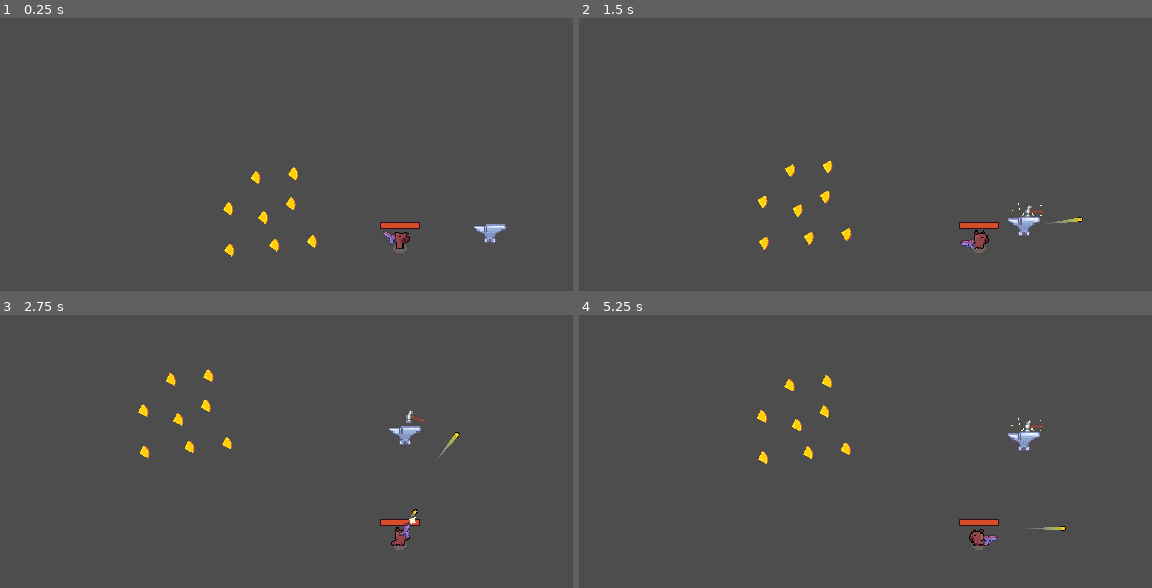
Above: before the commit, frames 1-4 (two rows, left to right).
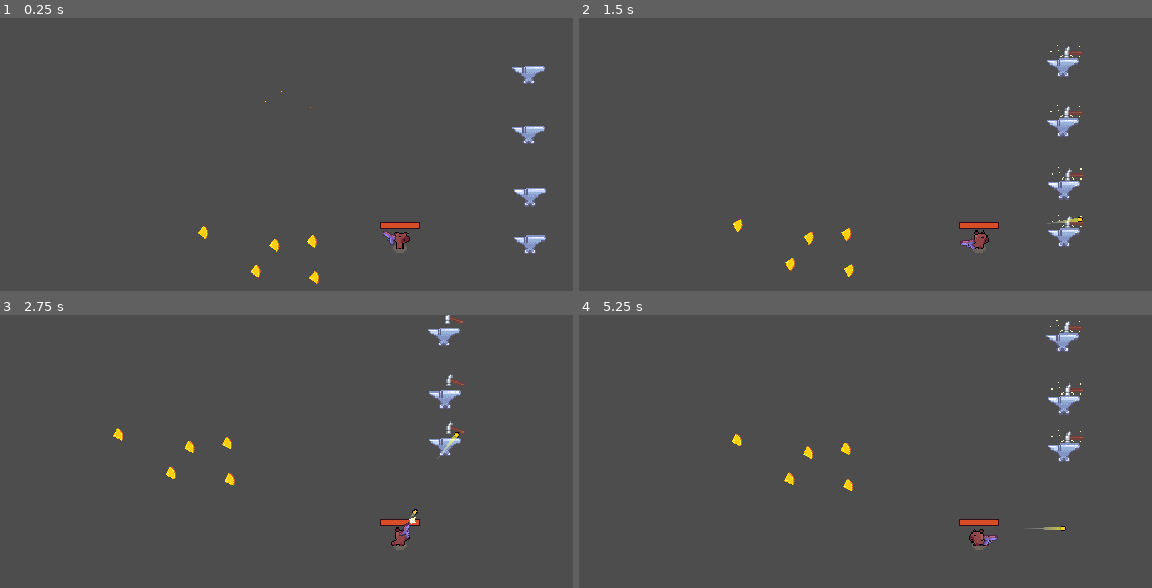
Above: after the commit, the same moments.

Repository: Sundwell/ritka-rampage
Game: Godot game, scene res://scenes/debug/game_debug.tscn
Same seed, same stepped clock (60 frames per second), same inputs: the game is played once before the commit and once after it. This scene is started directly instead of the project's main scene.
Inputs (mouse positions are in pixels of both pictures, inside the frame that each line leads up to):
- Up to frame 1 (0.25 s): no input
- Up to frame 2 (1.5 s): move the mouse to (outside the picture) at 0.52 s; press the mouse at (outside the picture) at 0.53 s; hold D (move_right) 0.53-1.28 s; move the mouse to (819, 266) at 1.27 s; release the mouse at (819, 266) at 1.28 s; hold S (move_down) from 1.28 s (still down); tap W (move_top) at 1.35 s; click (819, 266) at 1.42 s
- Up to frame 3 (2.75 s): move the mouse to (481, 440) at 2.02 s; release S (move_down) at 2.03 s; press the mouse at (481, 440) at 2.03 s; hold D (move_right) from 2.03 s (still down)
- Up to frame 4 (5.25 s): move the mouse to (outside the picture) at 2.77 s; release the mouse at (outside the picture) at 2.78 s; tap W (move_top) at 2.85, 4.35 s; click (outside the picture) at 2.92 s; move the mouse to (outside the picture) at 3.52 s; release D (move_right) at 3.53 s; press the mouse at (outside the picture) at 3.53 s; hold A (move_left) 3.53-5.03 s; move the mouse to (739, 473) at 4.27 s; release the mouse at (739, 473) at 4.28 s; click (739, 473) at 4.42 s; move the mouse to (1020, 538) at 5.02 s; press the mouse at (1020, 538) at 5.03 s; hold S (move_down) from 5.03 s (still down)

The runs differ from the first frame. In frame 1, 1.6% of the frame differs, in the area x 34-96%, y 17-98%; in frame 2, 1.9%, in the area x 26-89%, y 9-95%; in frame 3, 1.6%; in frame 4, 1.7%.

Commit message:
Updated UI for weapon upgrades. Added UI to mutation cards

Diff:
--- a/resources/theme/theme.tres
+++ b/resources/theme/theme.tres
@@ -53,11 +53,16 @@
 
 [resource]
 default_font = ExtResource("2_w28pi")
-default_font_size = 16
-Label/font_sizes/font_size = 10
+default_font_size = 15
+Label/font_sizes/font_size = 5
+OrangeHintLabel/base_type = &"Label"
+OrangeHintLabel/colors/font_color = Color(0.894118, 0.360784, 0.372549, 1)
+OrangeHintLabel/constants/outline_size = 5
+OrangeHintLabel/font_sizes/font_size = 5
 OutlinedLabel/base_type = &"Label"
 OutlinedLabel/colors/font_outline_color = Color(0.133333, 0.137255, 0.137255, 1)
 OutlinedLabel/constants/outline_size = 5
+OutlinedLabel/font_sizes/font_size = 5
 PanelContainer/styles/panel = SubResource("StyleBoxTexture_aqwd6")
 WUMechanicPanelContainer/base_type = &"PanelContainer"
 WUMechanicPanelContainer/styles/panel = SubResource("StyleBoxTexture_p5m4h")
--- a/resources/upgrades/weapon_upgrades/pistol/mechanic/more_bullets.tres
+++ b/resources/upgrades/weapon_upgrades/pistol/mechanic/more_bullets.tres
@@ -9,4 +9,5 @@
 weapon = 0
 max_quantity = 2
 type = 1
-description = "More bullets! (not accurate)"
+hint = "Say \"NO\" to accuracy"
+description = "More bullets!"
--- a/resources/upgrades/weapon_upgrades/weapon_upgrade.gd
+++ b/resources/upgrades/weapon_upgrades/weapon_upgrade.gd
@@ -17,7 +17,9 @@
 @export var weapon: Constants.Weapon
 @export var max_quantity: int
 @export var type: Type
+@export var hint: String
 @export_multiline var description: String
+
 
 var weight:
 	get():
--- a/scenes/debug/game_debug.tscn
+++ b/scenes/debug/game_debug.tscn
@@ -1,20 +1,30 @@
-[gd_scene load_steps=5 format=3 uid="uid://dte4tqajd1cdo"]
+[gd_scene load_steps=8 format=3 uid="uid://dte4tqajd1cdo"]
 
+[ext_resource type="PackedScene" uid="uid://ddkuoft8656d3" path="res://scenes/cache/particles_cache.tscn" id="1_8j0tc"]
 [ext_resource type="PackedScene" uid="uid://opwxpmnb8voa" path="res://scenes/game_object/player/player.tscn" id="1_13yh6"]
+[ext_resource type="PackedScene" uid="uid://cobi6d0h2keep" path="res://scenes/manager/experience_manager.tscn" id="2_2l5ln"]
 [ext_resource type="PackedScene" uid="uid://d2a52b2apau0v" path="res://scenes/manager/upgrades/weapon_upgrade_manager.tscn" id="2_hvkir"]
-[ext_resource type="PackedScene" uid="uid://biyftkstxyn66" path="res://scenes/game_object/anvil/anvil.tscn" id="3_pdp2m"]
+[ext_resource type="PackedScene" uid="uid://bmkeplc4w76hm" path="res://scenes/manager/upgrades/mutation_upgrade_manager.tscn" id="3_glcit"]
 [ext_resource type="PackedScene" uid="uid://0fecexi8j7gb" path="res://scenes/game_object/orange/orange.tscn" id="4_5vy8c"]
+[ext_resource type="PackedScene" uid="uid://biyftkstxyn66" path="res://scenes/game_object/anvil/anvil.tscn" id="7_krlfi"]
 
 [node name="GameDebug" type="Node"]
 
-[node name="WeaponUpgradeManager" parent="." instance=ExtResource("2_hvkir")]
+[node name="Managers" type="Node" parent="."]
+
+[node name="WeaponUpgradeManager" parent="Managers" instance=ExtResource("2_hvkir")]
+
+[node name="ExperienceManager" parent="Managers" instance=ExtResource("2_2l5ln")]
+
+[node name="MutationUpgradeManager" parent="Managers" node_paths=PackedStringArray("experience_manager") instance=ExtResource("3_glcit")]
+experience_manager = NodePath("../ExperienceManager")
+
+[node name="ParticlesCache" parent="." instance=ExtResource("1_8j0tc")]
+position = Vector2(-90, -108)
 
 [node name="Entities" type="Node2D" parent="." groups=["entities_layer"]]
 
 [node name="Player" parent="Entities" instance=ExtResource("1_13yh6")]
-
-[node name="Anvil" parent="Entities" instance=ExtResource("3_pdp2m")]
-position = Vector2(72, -4)
 
 [node name="OrangeEnergy" parent="Entities" instance=ExtResource("4_5vy8c")]
 position = Vector2(-70, -6)
@@ -23,22 +33,25 @@
 position = Vector2(-100, -3)
 
 [node name="OrangeEnergy3" parent="Entities" instance=ExtResource("4_5vy8c")]
-position = Vector2(-136, 1)
+position = Vector2(-68, 23)
 
 [node name="OrangeEnergy4" parent="Entities" instance=ExtResource("4_5vy8c")]
-position = Vector2(-137, -32)
+position = Vector2(-115, 18)
 
 [node name="OrangeEnergy5" parent="Entities" instance=ExtResource("4_5vy8c")]
-position = Vector2(-87, -36)
+position = Vector2(-157, -13)
 
-[node name="OrangeEnergy6" parent="Entities" instance=ExtResource("4_5vy8c")]
-position = Vector2(-115, -57)
+[node name="Anvil" parent="Entities" instance=ExtResource("7_krlfi")]
+position = Vector2(104, 5)
 
-[node name="OrangeEnergy7" parent="Entities" instance=ExtResource("4_5vy8c")]
-position = Vector2(-109, -25)
+[node name="Anvil2" parent="Entities" instance=ExtResource("7_krlfi")]
+position = Vector2(104, -33)
 
-[node name="OrangeEnergy8" parent="Entities" instance=ExtResource("4_5vy8c")]
-position = Vector2(-85, -60)
+[node name="Anvil3" parent="Entities" instance=ExtResource("7_krlfi")]
+position = Vector2(103, -83)
+
+[node name="Anvil4" parent="Entities" instance=ExtResource("7_krlfi")]
+position = Vector2(103, -131)
 
 [node name="Foreground" type="Node2D" parent="." groups=["foreground_layer"]]
 
--- a/scenes/game_object/anvil/anvil.tscn
+++ b/scenes/game_object/anvil/anvil.tscn
@@ -100,6 +100,7 @@
 
 [node name="SpawnSound" type="AudioStreamPlayer2D" parent="SFX"]
 stream = ExtResource("3_gptgy")
+volume_db = -10.0
 
 [node name="Sprite2D" type="Sprite2D" parent="."]
 texture = ExtResource("2_8atnx")
@@ -114,5 +115,3 @@
 [node name="CollisionShape2D" type="CollisionShape2D" parent="Area2D"]
 position = Vector2(0, -12)
 shape = SubResource("CircleShape2D_pv2e1")
-
-[node name="Camera2D" type="Camera2D" parent="."]
--- a/scenes/main/main.tscn
+++ b/scenes/main/main.tscn
@@ -18,10 +18,7 @@
 [ext_resource type="Script" path="res://resources/difficulty/enemy_spawn_config.gd" id="8_rp34t"]
 [ext_resource type="PackedScene" uid="uid://bmkeplc4w76hm" path="res://scenes/manager/upgrades/mutation_upgrade_manager.tscn" id="9_0v1sx"]
 [ext_resource type="PackedScene" uid="uid://p4ofdanvpv5m" path="res://scenes/game_object/enemy/porcupine/porcupine.tscn" id="10_gmbgn"]
-[ext_resource type="PackedScene" uid="uid://b4tmea22onhpt" path="res://scenes/ui/mutations/mutation_upgrade_screen.tscn" id="10_o8f1v"]
-[ext_resource type="Script" path="res://resources/upgrades/mutation_upgrades/mutation_upgrade.gd" id="11_21hr5"]
 [ext_resource type="PackedScene" uid="uid://dwmlg050i08ac" path="res://scenes/game_object/enemy/stubborn_cow/stubborn_cow.tscn" id="11_kh17f"]
-[ext_resource type="Resource" uid="uid://caj3bfqyoyy37" path="res://resources/upgrades/mutation_upgrades/speed_up.tres" id="16_5lpgv"]
 [ext_resource type="PackedScene" uid="uid://wxjex0i2dwww" path="res://scenes/manager/anvil_manager.tscn" id="20_f3wcp"]
 [ext_resource type="PackedScene" uid="uid://d2a52b2apau0v" path="res://scenes/manager/upgrades/weapon_upgrade_manager.tscn" id="20_n7c20"]
 
@@ -107,15 +104,12 @@
 [node name="ExperienceManager" parent="Managers" instance=ExtResource("6_8mjvm")]
 
 [node name="MutationUpgradeManager" parent="Managers" node_paths=PackedStringArray("experience_manager") instance=ExtResource("9_0v1sx")]
-upgrade_pool = Array[ExtResource("11_21hr5")]([ExtResource("16_5lpgv")])
 experience_manager = NodePath("../ExperienceManager")
-upgrade_screen_scene = ExtResource("10_o8f1v")
 
 [node name="WeaponUpgradeManager" parent="Managers" instance=ExtResource("20_n7c20")]
 
 [node name="AnvilManager" parent="Managers" instance=ExtResource("20_f3wcp")]
 first_spawn_time = 5.0
-spawn_time = 5.0
 
 [node name="GameCamera" parent="." instance=ExtResource("2_ipo2b")]
 
--- a/scenes/manager/upgrades/mutation_upgrade_manager.tscn
+++ b/scenes/manager/upgrades/mutation_upgrade_manager.tscn
@@ -1,6 +1,11 @@
-[gd_scene load_steps=2 format=3 uid="uid://bmkeplc4w76hm"]
+[gd_scene load_steps=5 format=3 uid="uid://bmkeplc4w76hm"]
 
 [ext_resource type="Script" path="res://scenes/manager/upgrades/mutation_upgrade_manager.gd" id="1_115ja"]
+[ext_resource type="PackedScene" uid="uid://b4tmea22onhpt" path="res://scenes/ui/mutations/mutation_upgrade_screen.tscn" id="2_cc0fm"]
+[ext_resource type="Script" path="res://resources/upgrades/mutation_upgrades/mutation_upgrade.gd" id="2_w6efl"]
+[ext_resource type="Resource" uid="uid://caj3bfqyoyy37" path="res://resources/upgrades/mutation_upgrades/speed_up.tres" id="3_jne4x"]
 
 [node name="MutationUpgradeManager" type="Node"]
 script = ExtResource("1_115ja")
+upgrade_pool = Array[ExtResource("2_w6efl")]([ExtResource("3_jne4x")])
+upgrade_screen_scene = ExtResource("2_cc0fm")
--- a/scenes/manager/upgrades/weapon_upgrade_manager.gd
+++ b/scenes/manager/upgrades/weapon_upgrade_manager.gd
@@ -63,7 +63,7 @@
 	var upgrade_screen = upgrade_screen_scene.instantiate() as WeaponUpgradeScreen
 	add_child(upgrade_screen)
 
-	upgrade_screen.set_weapon_upgrades(upgrades_to_show)
+	upgrade_screen.set_weapon_upgrades(upgrades_to_show, current_upgrades)
 	upgrade_screen.upgrade_selected.connect(on_upgrade_selected)
 
 
--- a/scenes/ui/floating_text.tscn
+++ b/scenes/ui/floating_text.tscn
@@ -19,9 +19,11 @@
 grow_horizontal = 2
 grow_vertical = 2
 size_flags_horizontal = 4
+theme_type_variation = &"OutlinedLabel"
 theme_override_colors/font_color = Color(0.513275, 1, 0.240234, 1)
 theme_override_colors/font_outline_color = Color(0, 0, 0, 1)
-theme_override_constants/outline_size = 8
+theme_override_constants/outline_size = 9
+theme_override_font_sizes/font_size = 10
 text = "5"
 horizontal_alignment = 1
 vertical_alignment = 1
--- a/scenes/ui/mutations/mutation_upgrade_card.gd
+++ b/scenes/ui/mutations/mutation_upgrade_card.gd
@@ -5,17 +5,64 @@
 
 @onready var title_label: Label = %TitleLabel
 @onready var description_label: Label = %DescriptionLabel
+@onready var animator_component: CardAnimatorComponent = $CardAnimatorComponent
+
+var disabled := false
 
 
 func _ready():
-	gui_input.connect(on_gui_input)
-
-
-func on_gui_input(event: InputEvent):
-	if event.is_action_pressed('left_click'):
-		selected.emit()
+	animator_component.in_finished.connect(on_in_finished)
 
 
 func set_mutation_upgrade(upgrade: MutationUpgrade):
 	title_label.text = upgrade.title
 	description_label.text = upgrade.description
+
+
+func discard_card():
+	disabled = true
+	animator_component.play_out()
+
+
+func select_card():
+	if disabled:
+		return
+
+	disabled = true
+
+	animator_component.play_selected()
+
+	var all_cards = get_tree().get_nodes_in_group("mutation_upgrade_card")
+	for card: MutationUpgradeCard in all_cards:
+		if card == self:
+			continue
+
+		card.discard_card()
+
+	await animator_component.selected_finished
+	selected.emit()
+
+
+func on_gui_input(event: InputEvent):
+	if event.is_action_pressed('left_click'):
+		select_card()
+
+
+func on_mouse_entered():
+	if disabled:
+		return
+
+	animator_component.play_hover_in()
+
+
+func on_mouse_exited():
+	if disabled:
+		return
+
+	animator_component.play_hover_out()
+
+
+func on_in_finished():
+	gui_input.connect(on_gui_input)
+	mouse_entered.connect(on_mouse_entered)
+	mouse_exited.connect(on_mouse_exited)
--- a/scenes/ui/mutations/mutation_upgrade_card.tscn
+++ b/scenes/ui/mutations/mutation_upgrade_card.tscn
@@ -1,23 +1,22 @@
 [gd_scene load_steps=3 format=3 uid="uid://02wtk3gkbpmn"]
 
 [ext_resource type="Script" path="res://scenes/ui/mutations/mutation_upgrade_card.gd" id="1_cqhwk"]
+[ext_resource type="PackedScene" uid="uid://ctvfewktbvewa" path="res://scenes/components/card_animator_component.tscn" id="2_ff1ht"]
 
-[sub_resource type="StyleBoxFlat" id="StyleBoxFlat_582wi"]
-bg_color = Color(0.210497, 0.141483, 0.228516, 1)
-corner_radius_top_left = 8
-corner_radius_top_right = 8
-corner_radius_bottom_right = 8
-corner_radius_bottom_left = 8
-
-[node name="MutationUpgradeCard" type="PanelContainer"]
-custom_minimum_size = Vector2(100, 150)
+[node name="MutationUpgradeCard" type="PanelContainer" groups=["mutation_upgrade_card"]]
+custom_minimum_size = Vector2(150, 200)
 offset_right = 100.0
 offset_bottom = 150.0
-theme_override_styles/panel = SubResource("StyleBoxFlat_582wi")
+pivot_offset = Vector2(75, 100)
+mouse_default_cursor_shape = 2
 script = ExtResource("1_cqhwk")
+
+[node name="CardAnimatorComponent" parent="." node_paths=PackedStringArray("card") instance=ExtResource("2_ff1ht")]
+card = NodePath("..")
 
 [node name="MarginContainer" type="MarginContainer" parent="."]
 layout_mode = 2
+mouse_filter = 2
 theme_override_constants/margin_left = 8
 theme_override_constants/margin_top = 8
 theme_override_constants/margin_right = 8
@@ -25,18 +24,35 @@
 
 [node name="VBoxContainer" type="VBoxContainer" parent="MarginContainer"]
 layout_mode = 2
+mouse_filter = 2
 
-[node name="TitleLabel" type="Label" parent="MarginContainer/VBoxContainer"]
+[node name="TitlePanelContainer" type="PanelContainer" parent="MarginContainer/VBoxContainer"]
 unique_name_in_owner = true
 layout_mode = 2
-theme_override_font_sizes/font_size = 12
+mouse_filter = 2
+theme_type_variation = &"WUTitleStatPanelContainer"
+
+[node name="MarginContainer" type="MarginContainer" parent="MarginContainer/VBoxContainer/TitlePanelContainer"]
+layout_mode = 2
+theme_override_constants/margin_top = 4
+theme_override_constants/margin_bottom = 4
+
+[node name="TitleLabel" type="Label" parent="MarginContainer/VBoxContainer/TitlePanelContainer/MarginContainer"]
+unique_name_in_owner = true
+custom_minimum_size = Vector2(100, 0)
+layout_mode = 2
+theme_type_variation = &"OutlinedLabel"
+theme_override_font_sizes/font_size = 10
 text = "Name"
+horizontal_alignment = 1
+vertical_alignment = 1
+autowrap_mode = 2
 
 [node name="DescriptionLabel" type="Label" parent="MarginContainer/VBoxContainer"]
 unique_name_in_owner = true
-custom_minimum_size = Vector2(84, 0)
+custom_minimum_size = Vector2(100, 0)
 layout_mode = 2
-size_flags_horizontal = 0
-theme_override_font_sizes/font_size = 8
+theme_type_variation = &"OutlinedLabel"
+theme_override_font_sizes/font_size = 5
 text = "Some description"
 autowrap_mode = 3
--- a/scenes/ui/mutations/mutation_upgrade_screen.gd
+++ b/scenes/ui/mutations/mutation_upgrade_screen.gd
@@ -3,9 +3,10 @@
 
 signal upgrade_selected(upgrade: MutationUpgrade)
 
+@export var upgrade_card_scene: PackedScene
+
 @onready var upgrade_card_container: HBoxContainer = %UpgradeCardContainer
-
-@export var upgrade_card_scene: PackedScene
+@onready var animation_player: AnimationPlayer = $AnimationPlayer
 
 
 func _ready():
@@ -13,15 +14,20 @@
 
 
 func set_mutation_upgrades(upgrades: Array[MutationUpgrade]):
+	var delay := 0.0
 	for upgrade in upgrades:
 		var upgrade_card = upgrade_card_scene.instantiate() as MutationUpgradeCard
 		upgrade_card_container.add_child(upgrade_card)
-
 		upgrade_card.set_mutation_upgrade(upgrade)
 		upgrade_card.selected.connect(on_upgrade_selected.bind(upgrade))
+
+		upgrade_card.animator_component.play_in(delay)
+		delay += 0.1
 
 
 func on_upgrade_selected(upgrade: MutationUpgrade):
 	upgrade_selected.emit(upgrade)
+	animation_player.play("out")
+	await animation_player.animation_finished
 	get_tree().paused = false
 	queue_free()
--- a/scenes/ui/mutations/mutation_upgrade_screen.tscn
+++ b/scenes/ui/mutations/mutation_upgrade_screen.tscn
@@ -1,12 +1,82 @@
-[gd_scene load_steps=3 format=3 uid="uid://b4tmea22onhpt"]
+[gd_scene load_steps=7 format=3 uid="uid://b4tmea22onhpt"]
 
 [ext_resource type="Script" path="res://scenes/ui/mutations/mutation_upgrade_screen.gd" id="1_2yi1q"]
 [ext_resource type="PackedScene" uid="uid://02wtk3gkbpmn" path="res://scenes/ui/mutations/mutation_upgrade_card.tscn" id="2_q15yy"]
+
+[sub_resource type="Animation" id="Animation_sx5pp"]
+length = 0.001
+tracks/0/type = "value"
+tracks/0/imported = false
+tracks/0/enabled = true
+tracks/0/path = NodePath("ColorRect:modulate")
+tracks/0/interp = 1
+tracks/0/loop_wrap = true
+tracks/0/keys = {
+"times": PackedFloat32Array(0),
+"transitions": PackedFloat32Array(1),
+"update": 0,
+"values": [Color(1, 1, 1, 1)]
+}
+
+[sub_resource type="Animation" id="Animation_ijgn8"]
+resource_name = "in"
+length = 0.2
+step = 0.05
+tracks/0/type = "value"
+tracks/0/imported = false
+tracks/0/enabled = true
+tracks/0/path = NodePath("ColorRect:modulate")
+tracks/0/interp = 2
+tracks/0/loop_wrap = true
+tracks/0/keys = {
+"times": PackedFloat32Array(0, 0.2),
+"transitions": PackedFloat32Array(1, 1),
+"update": 0,
+"values": [Color(1, 1, 1, 0), Color(1, 1, 1, 0.419608)]
+}
+
+[sub_resource type="Animation" id="Animation_ktl2w"]
+resource_name = "out"
+length = 0.2
+step = 0.05
+tracks/0/type = "value"
+tracks/0/imported = false
+tracks/0/enabled = true
+tracks/0/path = NodePath("ColorRect:modulate")
+tracks/0/interp = 2
+tracks/0/loop_wrap = true
+tracks/0/keys = {
+"times": PackedFloat32Array(0, 0.2),
+"transitions": PackedFloat32Array(1, 1),
+"update": 0,
+"values": [Color(1, 1, 1, 0.419608), Color(1, 1, 1, 0)]
+}
+
+[sub_resource type="AnimationLibrary" id="AnimationLibrary_7bqv3"]
+_data = {
+"RESET": SubResource("Animation_sx5pp"),
+"in": SubResource("Animation_ijgn8"),
+"out": SubResource("Animation_ktl2w")
+}
 
 [node name="MutationUpgradeScreen" type="CanvasLayer"]
 process_mode = 3
 script = ExtResource("1_2yi1q")
 upgrade_card_scene = ExtResource("2_q15yy")
+
+[node name="AnimationPlayer" type="AnimationPlayer" parent="."]
+libraries = {
+"": SubResource("AnimationLibrary_7bqv3")
+}
+autoplay = "in"
+
+[node name="ColorRect" type="ColorRect" parent="."]
+anchors_preset = 15
+anchor_right = 1.0
+anchor_bottom = 1.0
+grow_horizontal = 2
+grow_vertical = 2
+color = Color(0.133333, 0.137255, 0.137255, 1)
 
 [node name="MarginContainer" type="MarginContainer" parent="."]
 anchors_preset = 15
--- a/scenes/ui/weapon_upgrades/weapon_upgrade_card.gd
+++ b/scenes/ui/weapon_upgrades/weapon_upgrade_card.gd
@@ -7,6 +7,8 @@
 @onready var description_label: Label = %DescriptionLabel
 @onready var animator_component: CardAnimatorComponent = $CardAnimatorComponent
 @onready var title_panel_container: PanelContainer = %TitlePanelContainer
+@onready var quantity_label: Label = %QuantityLabel
+@onready var hint_label: Label = %HintLabel
 
 var disabled := false
 var variatons_mapping = {
@@ -31,9 +33,17 @@
 	title_panel_container.theme_type_variation = variation["title_panel"]
 
 
-func set_weapon_upgrade(upgrade: WeaponUpgrade):
+func set_weapon_upgrade(upgrade: WeaponUpgrade, current_upgrades: Dictionary):
 	title_label.text = upgrade.title
 	description_label.text = upgrade.description
+
+	var selected_times = Utils.get_upgrade_quantity(current_upgrades, upgrade.get_id())
+	quantity_label.text = '%d/%d' % [selected_times, upgrade.max_quantity]
+
+	if not upgrade.hint:
+		hint_label.queue_free()
+	else:
+		hint_label.text = upgrade.hint
 
 	set_card_variation(upgrade.type)
 
--- a/scenes/ui/weapon_upgrades/weapon_upgrade_card.tscn
+++ b/scenes/ui/weapon_upgrades/weapon_upgrade_card.tscn
@@ -40,6 +40,7 @@
 
 [node name="TitleLabel" type="Label" parent="MarginContainer/VBoxContainer/TitlePanelContainer/MarginContainer"]
 unique_name_in_owner = true
+custom_minimum_size = Vector2(100, 0)
 layout_mode = 2
 theme_type_variation = &"OutlinedLabel"
 theme_override_font_sizes/font_size = 10
@@ -48,7 +49,12 @@
 vertical_alignment = 1
 autowrap_mode = 2
 
-[node name="DescriptionLabel" type="Label" parent="MarginContainer/VBoxContainer"]
+[node name="VBoxContainer2" type="VBoxContainer" parent="MarginContainer/VBoxContainer"]
+layout_mode = 2
+size_flags_vertical = 3
+theme_override_constants/separation = 8
+
+[node name="DescriptionLabel" type="Label" parent="MarginContainer/VBoxContainer/VBoxContainer2"]
 unique_name_in_owner = true
 custom_minimum_size = Vector2(100, 0)
 layout_mode = 2
@@ -56,3 +62,23 @@
 theme_override_font_sizes/font_size = 5
 text = "Some description"
 autowrap_mode = 3
+
+[node name="HintLabel" type="Label" parent="MarginContainer/VBoxContainer/VBoxContainer2"]
+unique_name_in_owner = true
+custom_minimum_size = Vector2(100, 0)
+layout_mode = 2
+theme_type_variation = &"OrangeHintLabel"
+text = "Hint text"
+autowrap_mode = 3
+
+[node name="MarginContainer2" type="MarginContainer" parent="MarginContainer/VBoxContainer"]
+layout_mode = 2
+size_flags_horizontal = 8
+size_flags_vertical = 8
+
+[node name="QuantityLabel" type="Label" parent="MarginContainer/VBoxContainer/MarginContainer2"]
+unique_name_in_owner = true
+layout_mode = 2
+theme_type_variation = &"OutlinedLabel"
+theme_override_font_sizes/font_size = 5
+text = "0/5"
--- a/scenes/ui/weapon_upgrades/weapon_upgrade_screen.gd
+++ b/scenes/ui/weapon_upgrades/weapon_upgrade_screen.gd
@@ -3,22 +3,22 @@
 
 signal upgrade_selected(upgrade: WeaponUpgrade)
 
+@export var upgrade_card_scene: PackedScene
+
 @onready var upgrade_card_container: HBoxContainer = %UpgradeCardContainer
 @onready var animation_player: AnimationPlayer = $AnimationPlayer
-
-@export var upgrade_card_scene: PackedScene
 
 
 func _ready():
 	get_tree().paused = true
 
 
-func set_weapon_upgrades(upgrades: Array[WeaponUpgrade]):
+func set_weapon_upgrades(upgrades: Array[WeaponUpgrade], current_upgrades: Dictionary):
 	var delay := 0.0
 	for upgrade in upgrades:
 		var upgrade_card = upgrade_card_scene.instantiate() as WeaponUpgradeCard
 		upgrade_card_container.add_child(upgrade_card)
-		upgrade_card.set_weapon_upgrade(upgrade)
+		upgrade_card.set_weapon_upgrade(upgrade, current_upgrades)
 		upgrade_card.selected.connect(on_upgrade_selected.bind(upgrade))
 
 		upgrade_card.animator_component.play_in(delay)
--- a/scripts/utils.gd
+++ b/scripts/utils.gd
@@ -13,5 +13,5 @@
 	return get_tree().get_first_node_in_group(Constants.GROUPS.FOREGROUND_LAYER)
 
 
-func get_upgrade_quantity(upgrade: Dictionary, upgrade_key: Variant, default := 0) -> int:
-	return upgrade.get(upgrade_key, {}).get("quantity", default)
+func get_upgrade_quantity(upgrades: Dictionary, upgrade_key: Variant, default := 0) -> int:
+	return upgrades.get(upgrade_key, {}).get("quantity", default)
Not shown: 1 places in scenes/main/main.tscn that only renumber resources
